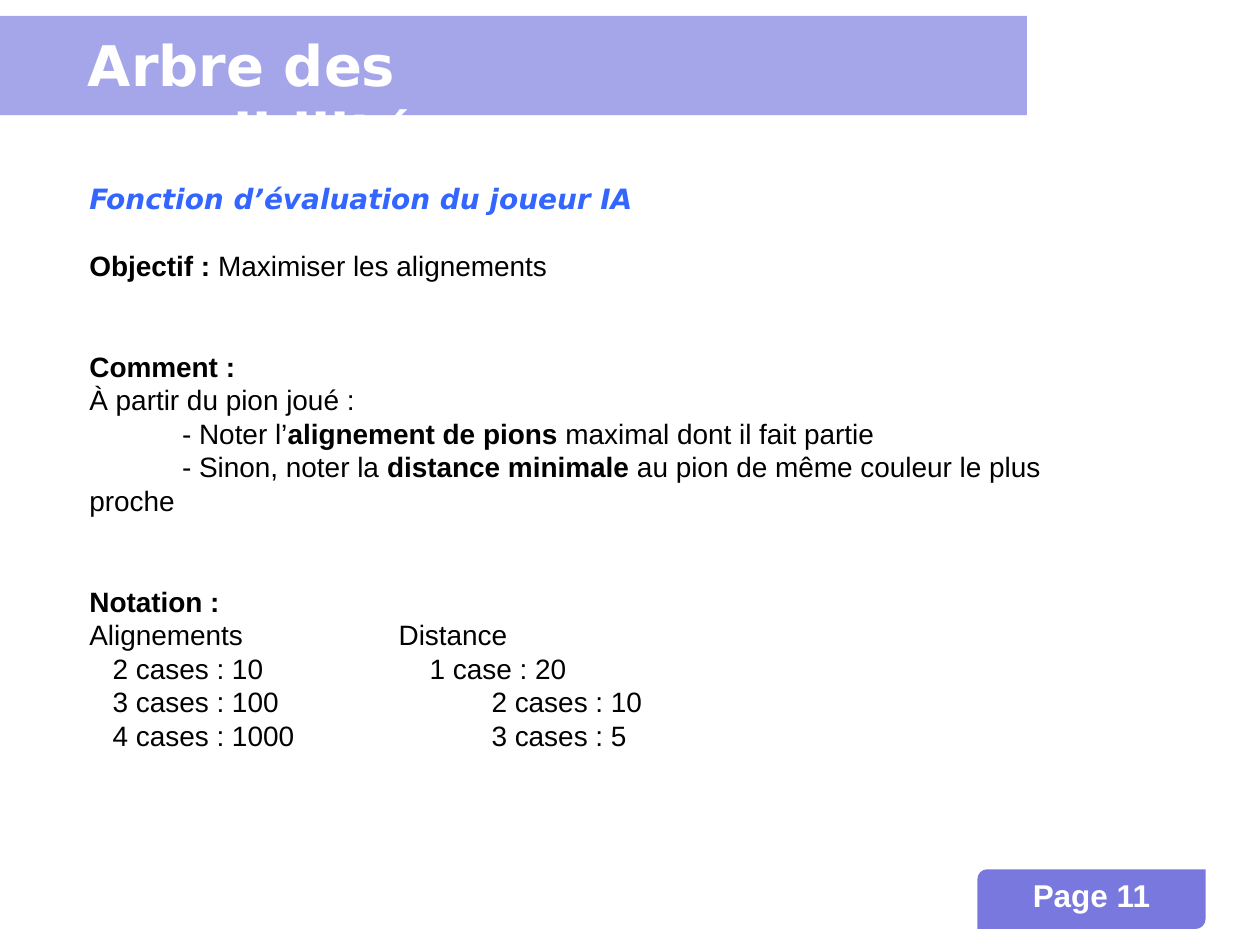
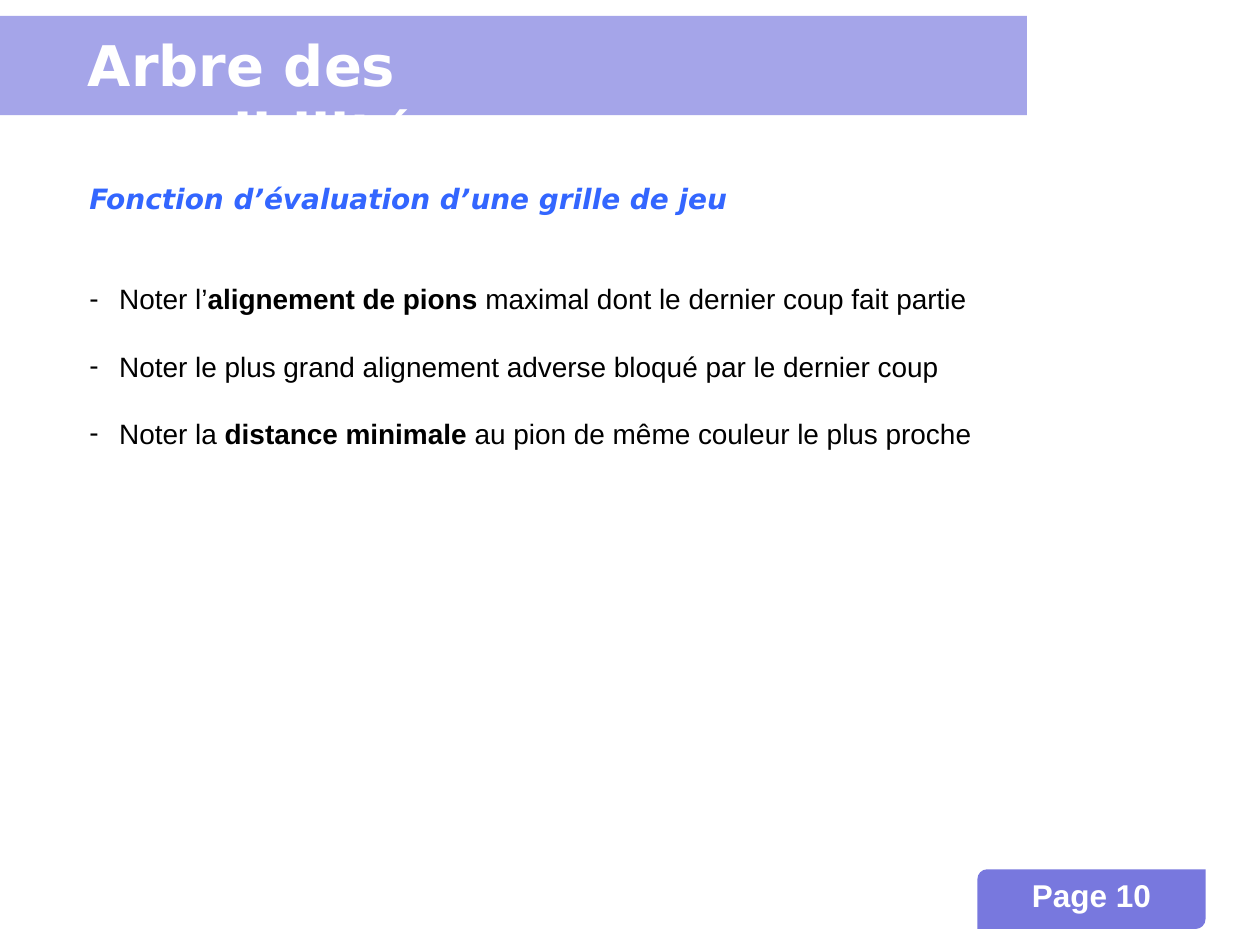
Before and after one commit to INSA-4IF-H4404-2013-2014/Connect-Four, a slide deck: slide 10 of presentation.ppt (slide 11 before the commit). Drawn at 1260x945 pixels with LibreOffice and Linux fonts; fonts in the diff are those of the drawing; background and template pictures are left out. Boxes give left, top, right and bottom in pixels: in the first picture for what was removed or moved away, otherwise in the second. Text is boxed around its words. In the diff, an @@ line names an element or a change of style, - is before the commit and + after.

Commit message:
Refactors and corrects spelling mistakes in the PPT.

```diff
--- a/presentation.ppt
+++ b/presentation.ppt
@@ text at [89, 186, 971, 449]: text changed @@
-Fonction d’évaluation du joueur IA
-Objectif : Maximiser les alignements
-Comment :
-À partir du pion joué :
-- Noter l’alignement de pions maximal dont il fait partie
-- Sinon, noter la distance minimale au pion de même couleur le plus proche
-Notation :
-Alignements Distance
-2 cases : 10 1 case : 20
-3 cases : 100 2 cases : 10
-4 cases : 1000 3 cases : 5
+Fonction d’évaluation d’une grille de jeu
+– Noter l’alignement de pions maximal dont le dernier coup fait partie
+– Noter le plus grand alignement adverse bloqué par le dernier coup
+– Noter la distance minimale au pion de même couleur le plus proche
@@ page number at [1032, 885, 1151, 913]: text changed @@
-Page 11
+Page 10
```
Also in this commit, not shown: 8 other slides changed, 2 slides added, 4 slides removed.
